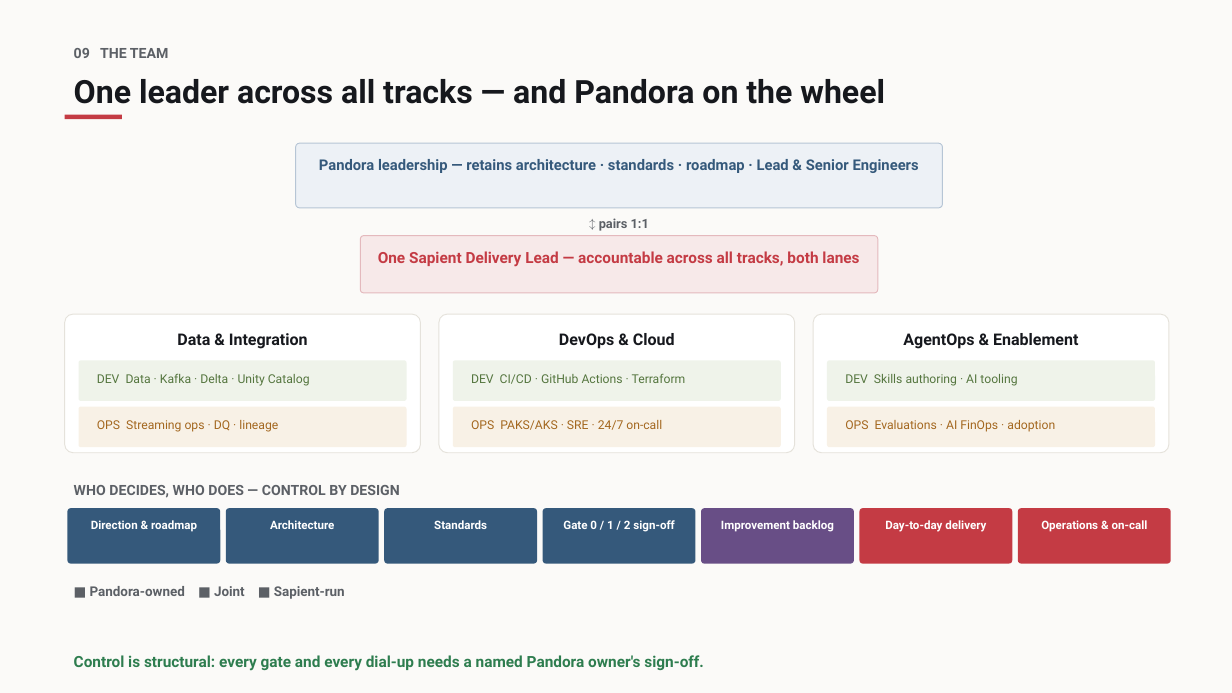
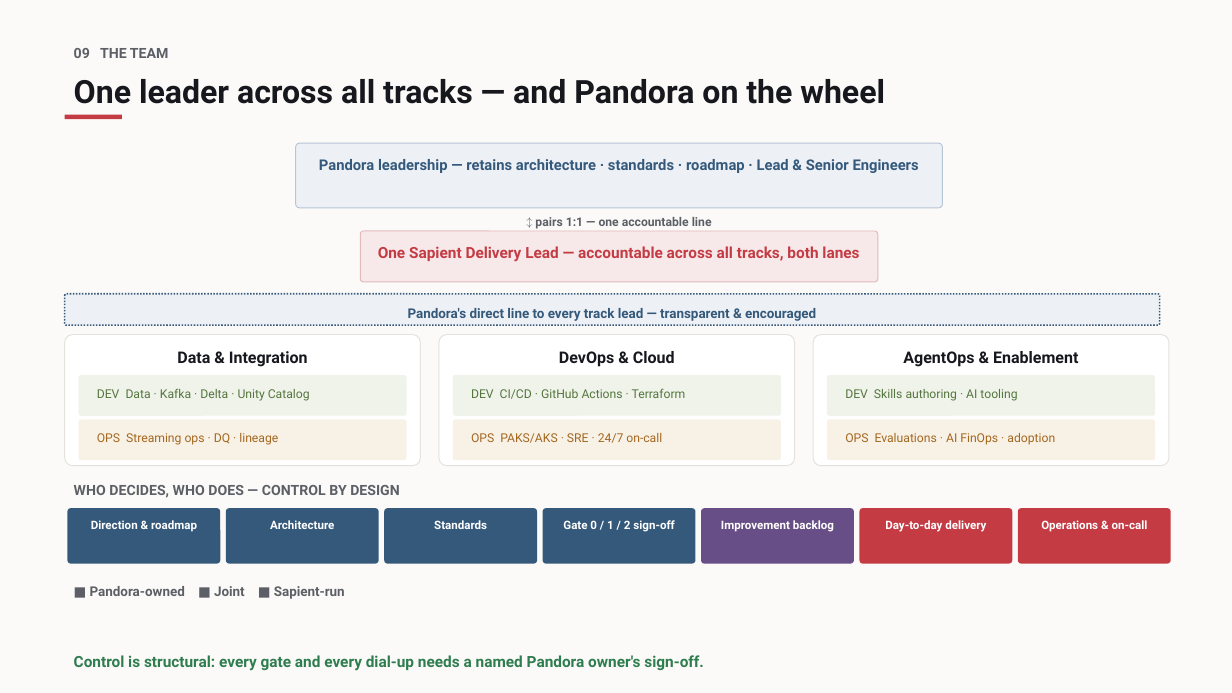
Before and after one commit to opsinghis/pand-tsf, a slide deck: slide 10 of docs/Alternative Approach - Summary.pptx. Drawn at 1232x693 pixels with LibreOffice and Linux fonts; fonts in the diff are those of the drawing. Boxes give left, top, right and bottom in pixels: in the first picture for what was removed or moved away, otherwise in the second. Text is boxed around its words. In the diff, an @@ line names an element or a change of style, - is before the commit and + after.

```diff
--- a/docs/Alternative Approach - Summary.pptx
+++ b/docs/Alternative Approach - Summary.pptx
@@ text "One Sapient Delivery Lead — ...": place and size @@
-text "One Sapient Delivery Lead — ..." at box(378, 251, 859, 267)
+text "One Sapient Delivery Lead — ..." at box(378, 246, 859, 262)
@@ rounded rectangle: place and size @@
-rounded rectangle at box(360, 236, 878, 293)
+rounded rectangle at box(360, 231, 878, 282)
@@ text at box(535, 217, 712, 229): text changed; size 10 to 9.5 pt @@
-↕ pairs 1:1
+↕ pairs 1:1 — one accountable line
@@ rounded rectangle added at box(65, 294, 1160, 325), fill #EDF1F6, outline #35597B 1.2 pt dashed @@
@@ text added at box(408, 308, 816, 321), 10.5 pt, text #35597B, bold @@
+Pandora's direct line to every track lead — transparent & encouraged
@@ rounded rectangle: place and size @@
-rounded rectangle at box(65, 314, 421, 453)
+rounded rectangle at box(65, 335, 421, 466)
@@ rounded rectangle: place and size @@
-rounded rectangle at box(439, 314, 795, 453)
+rounded rectangle at box(439, 335, 795, 466)
@@ rounded rectangle: place and size @@
-rounded rectangle at box(813, 314, 1169, 453)
+rounded rectangle at box(813, 335, 1169, 466)
@@ 3 texts: place and size @@
-3 texts at box(177, 333, 1078, 349)
+3 texts at box(177, 351, 1078, 367)
@@ 6 texts, 6 rounded rectangles: place and size @@
-6 texts, 6 rounded rectangles at box(79, 360, 1155, 447)
+6 texts, 6 rounded rectangles at box(79, 375, 1155, 460)
```
Also in this commit, not shown: 4 other files.
